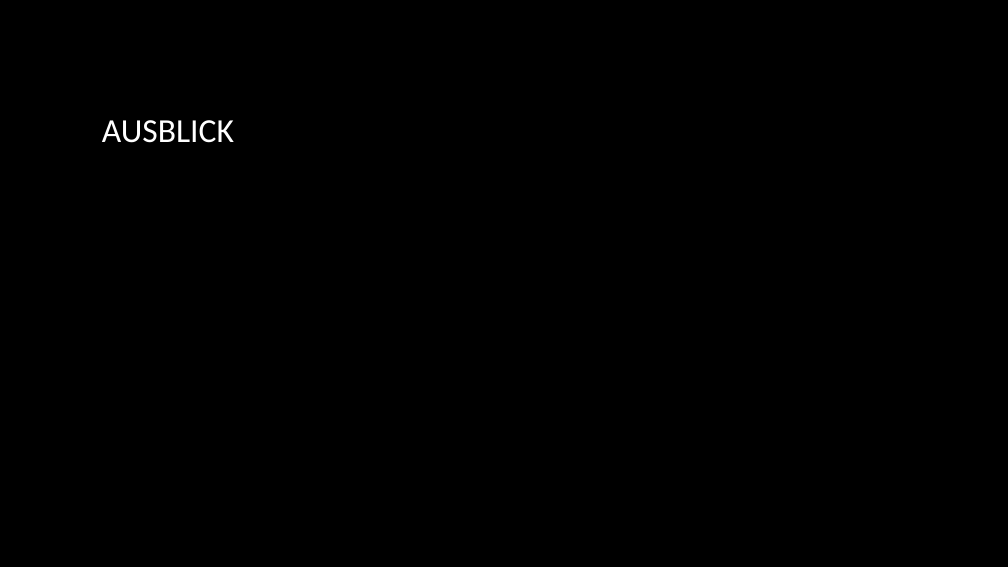
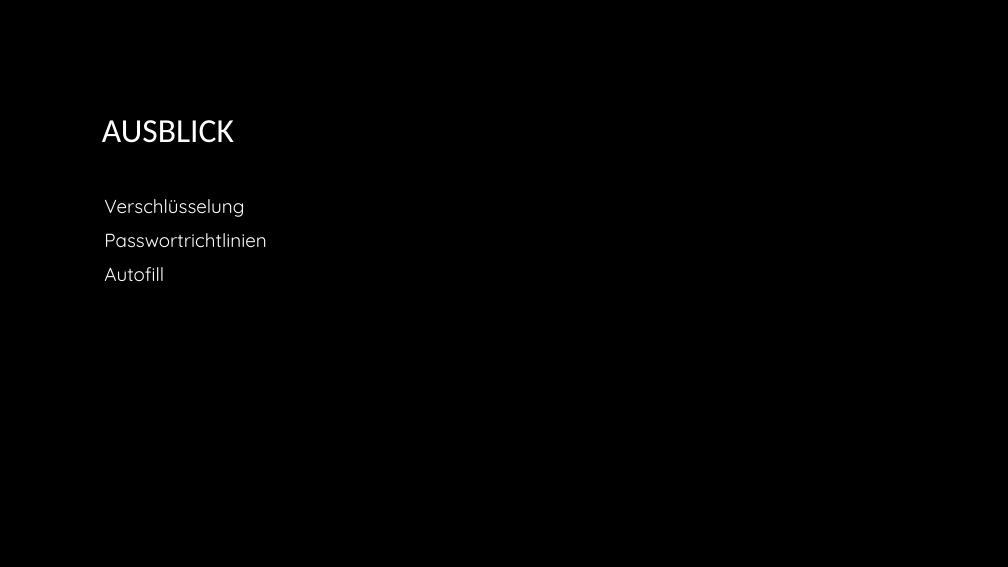
Before and after one commit to NebelNite/Passwortmanager, a slide deck: slide 19 of Passwortmanager.pptx (slide 18 before the commit). Drawn at 1008x567 pixels with LibreOffice and Linux fonts; fonts in the diff are those of the drawing; background and template pictures are left out. Boxes give left, top, right and bottom in pixels: in the first picture for what was removed or moved away, otherwise in the second. Text is boxed around its words. In the diff, an @@ line names an element or a change of style, - is before the commit and + after.

```diff
--- a/Passwortmanager.pptx
+++ b/Passwortmanager.pptx
@@ text added at bbox=[104, 199, 266, 281], 18 pt, text #FFFFFF @@
+Verschlüsselung
+Passwortrichtlinien
+Autofill
```
Also in this commit, not shown: 1 other slide changed, 1 slide added, 1 other file.
